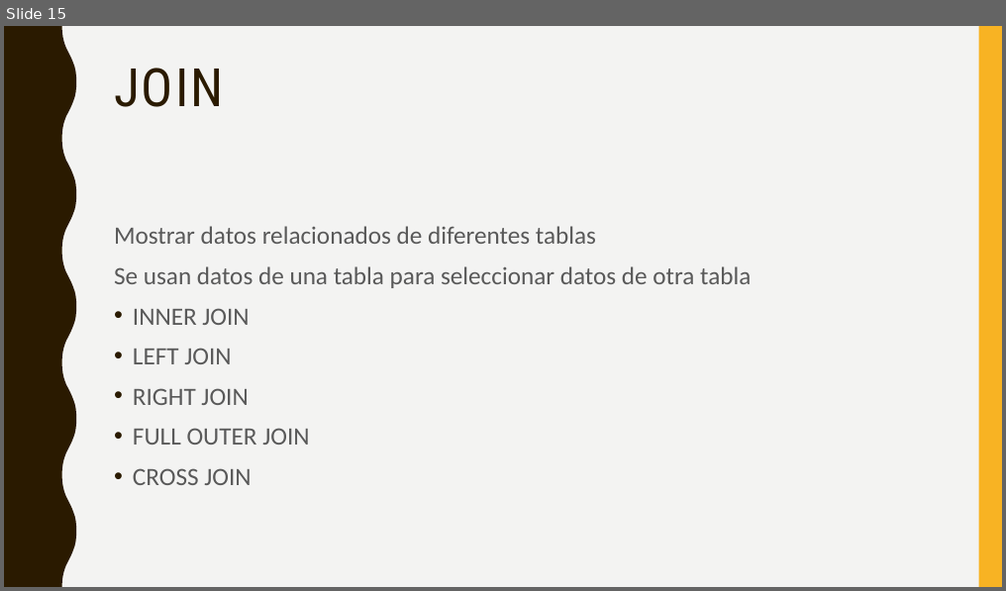
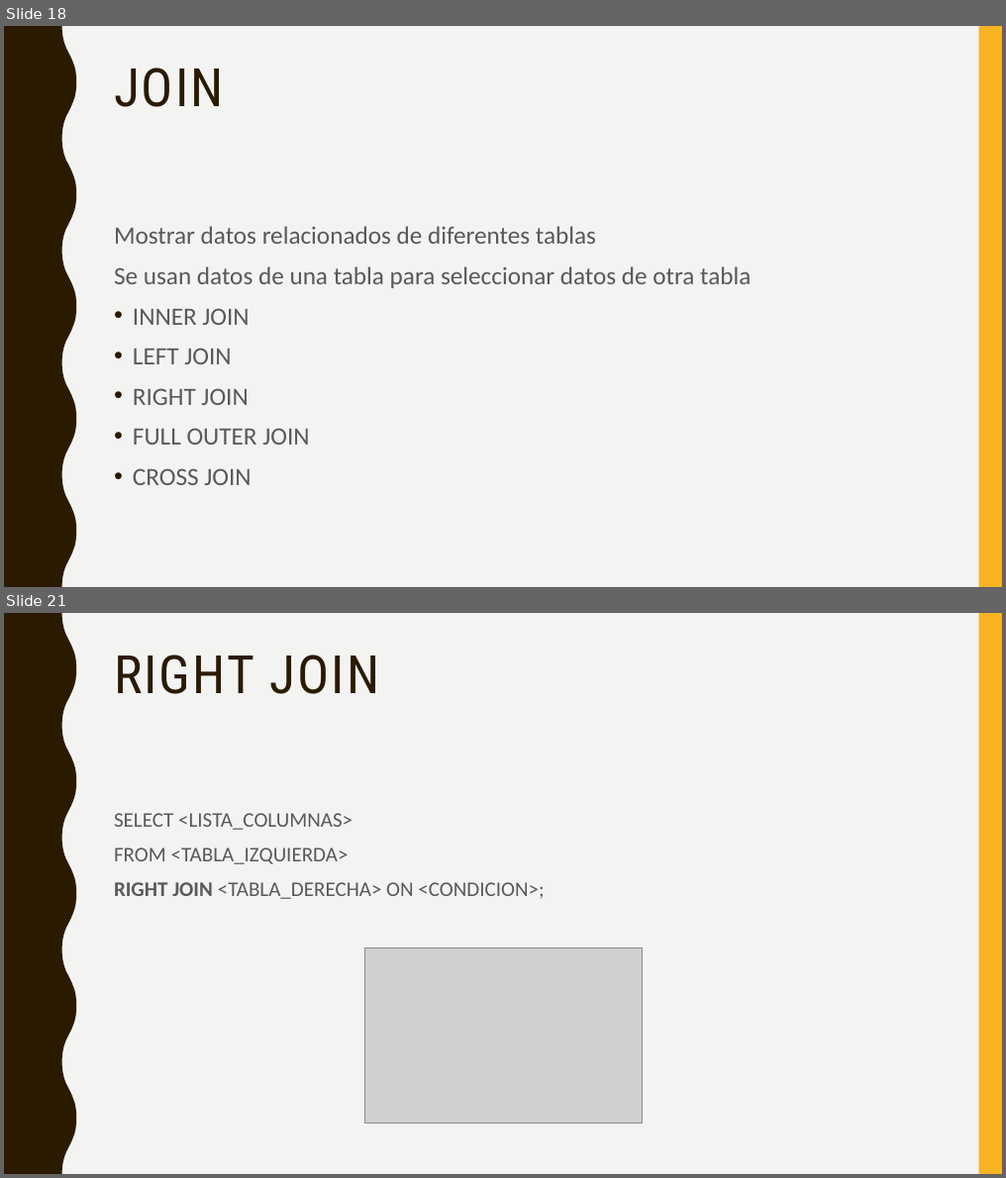
Before and after one commit to crisgon123/backend.tecsup3, a slide deck: Semana 7/Dia 2/Sql server.pptx. Shown one above the other, each under a label of ours: slide 15 before the commit, slides 18 and 21 after it; the slides between them are not shown. The pictures are 1006x591 and 1006x1178 pixels, drawn with LibreOffice and Linux fonts; fonts in the diff are those of the drawing; grey boxes stand for pictures. Boxes give left, top, right and bottom in pixels: in the first picture for what was removed or moved away, otherwise in the second. Text is boxed around its words. In the diff, an @@ line names an element or a change of style, - is before the commit and + after.

```diff
--- a/Semana 7/Dia 2/Sql server.pptx
+++ b/Semana 7/Dia 2/Sql server.pptx
@@ slide 21 added at (x1=4, y1=613, x2=1002, y2=1174), background #F3F3F2; not listed: 2 template elements that a slide beside it also shows @@
@@ title added at (x1=114, y1=655, x2=379, y2=694), 51 pt, text #2A1A00 @@
+RIGHT JOIN
@@ text added at (x1=114, y1=813, x2=544, y2=899), 20 pt, text #595959 @@
+SELECT <LISTA_COLUMNAS>
+FROM <TABLA_IZQUIERDA>
+RIGHT JOIN <TABLA_DERECHA> ON <CONDICION>;
@@ picture added at (x1=364, y1=948, x2=642, y2=1124) @@
@@ what was slide 15 is now slide 18 @@
```
Also in this commit, not shown: 1 slide changed, 15 other slides added, 1 other file.
